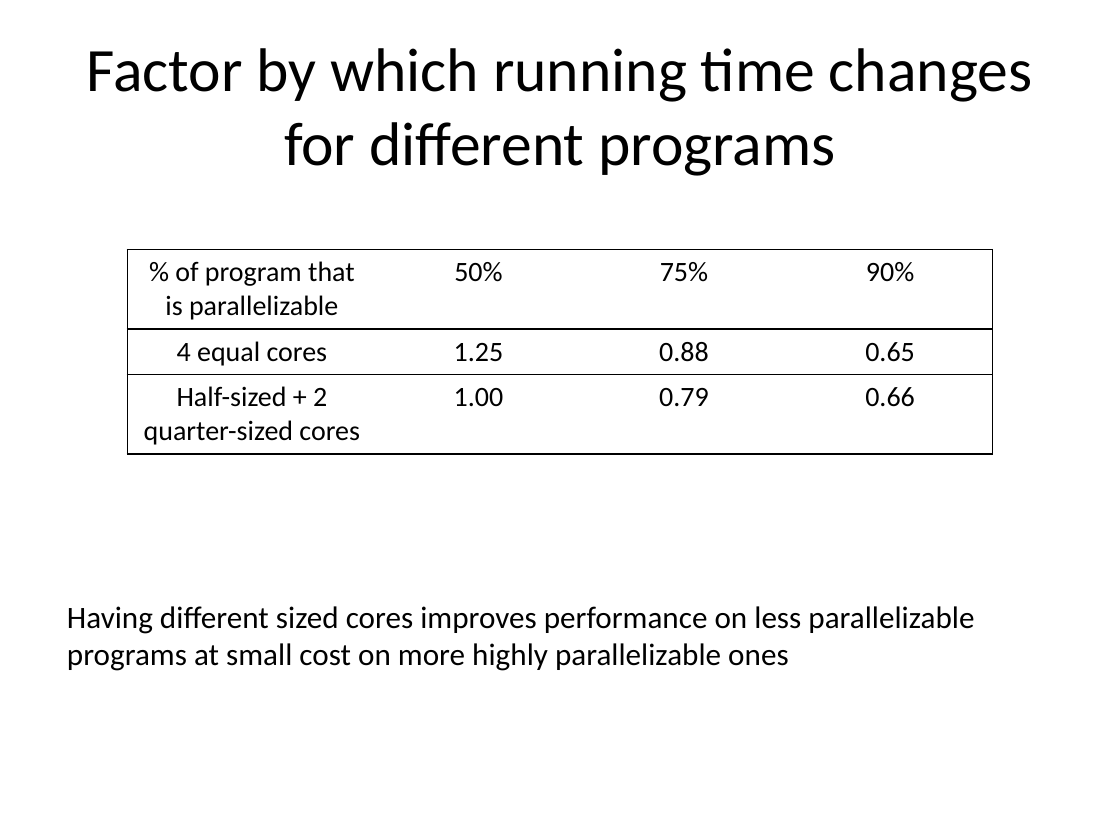
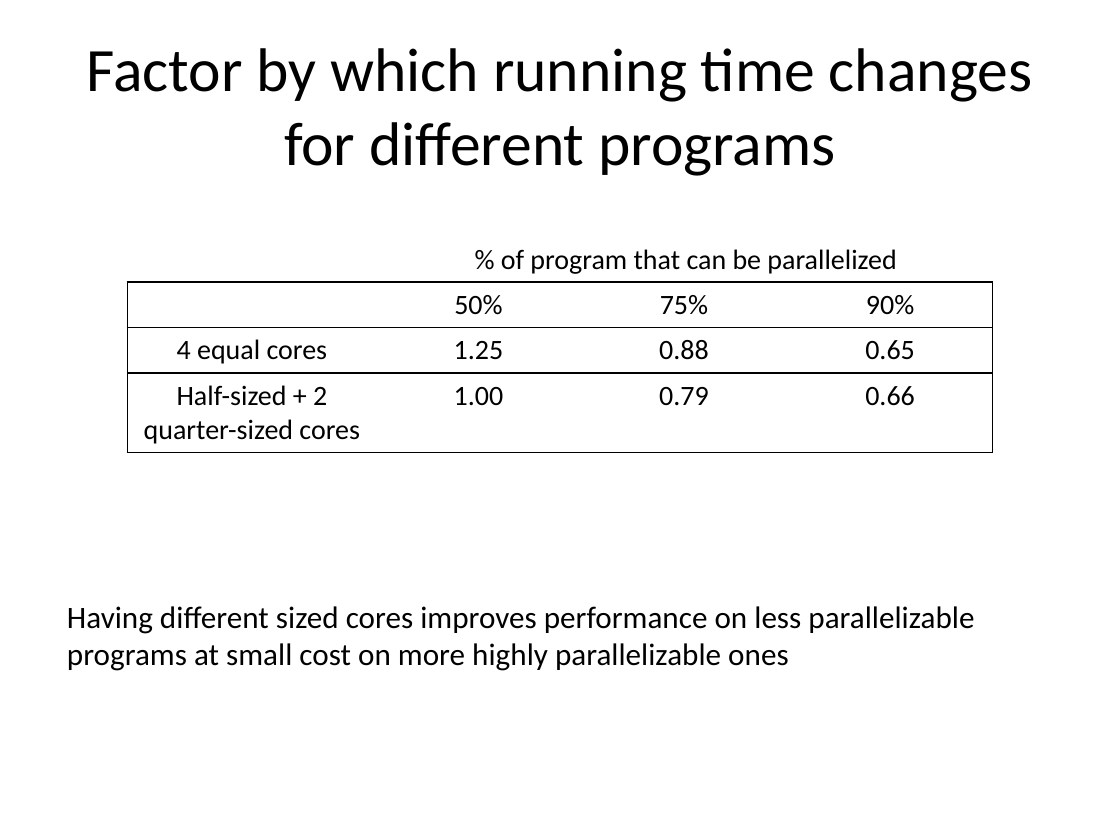
Before and after one commit to TeachingUndergradsCHC/modules, a slide deck: slide 15 of Fundamentals/pollacks_rule/lecture_slides.pptx (slide 14 before the commit). Drawn at 1120x840 pixels with LibreOffice and Linux fonts; fonts in the diff are those of the drawing. Boxes give left, top, right and bottom in pixels: in the first picture for what was removed or moved away, otherwise in the second. Text is boxed around its words. In the diff, an @@ line names an element or a change of style, - is before the commit and + after.

Commit message:
improve tables and add big picture slide

```diff
--- a/Fundamentals/pollacks_rule/lecture_slides.pptx
+++ b/Fundamentals/pollacks_rule/lecture_slides.pptx
@@ text added at (x1=501, y1=249, x2=896, y2=274), 18 pt, text #000000 @@
+% of program that can be parallelized
@@ table at (x1=128, y1=282, x2=993, y2=451) @@
-row 1, column 1: % of program that is parallelizable
+row 1, column 1: 
@@ table resized from (x1=128, y1=250, x2=993, y2=452) to (x1=128, y1=282, x2=993, y2=451) @@
```
Also in this commit, not shown: 1 other slide changed, 1 slide added, 3 other files.
